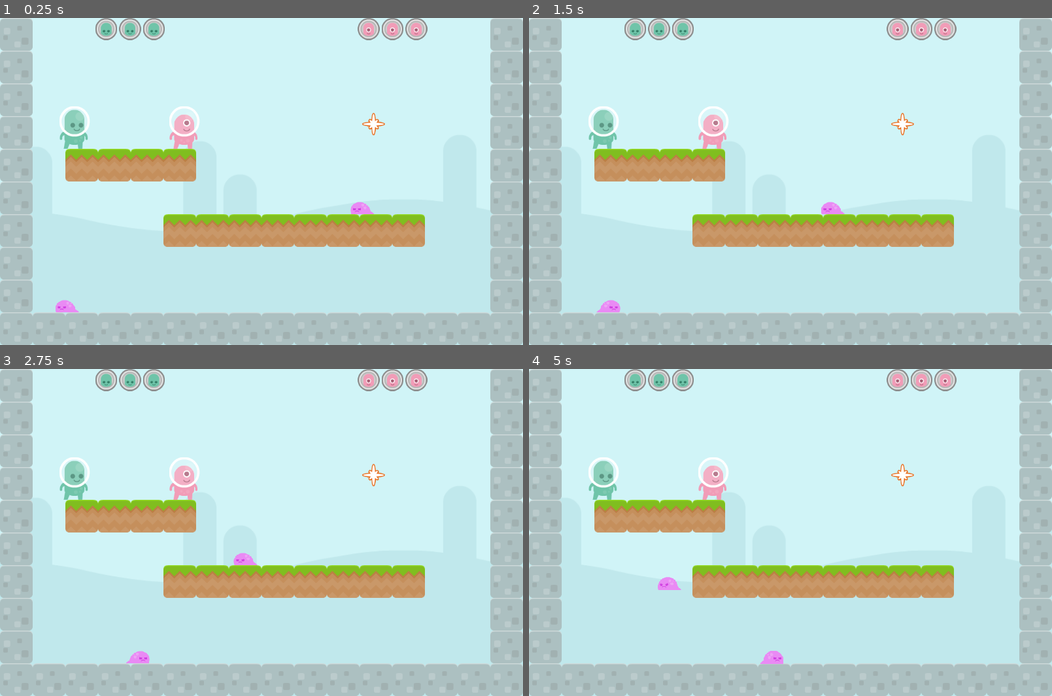
Above: before the commit, frames 1-4 (two rows, left to right).
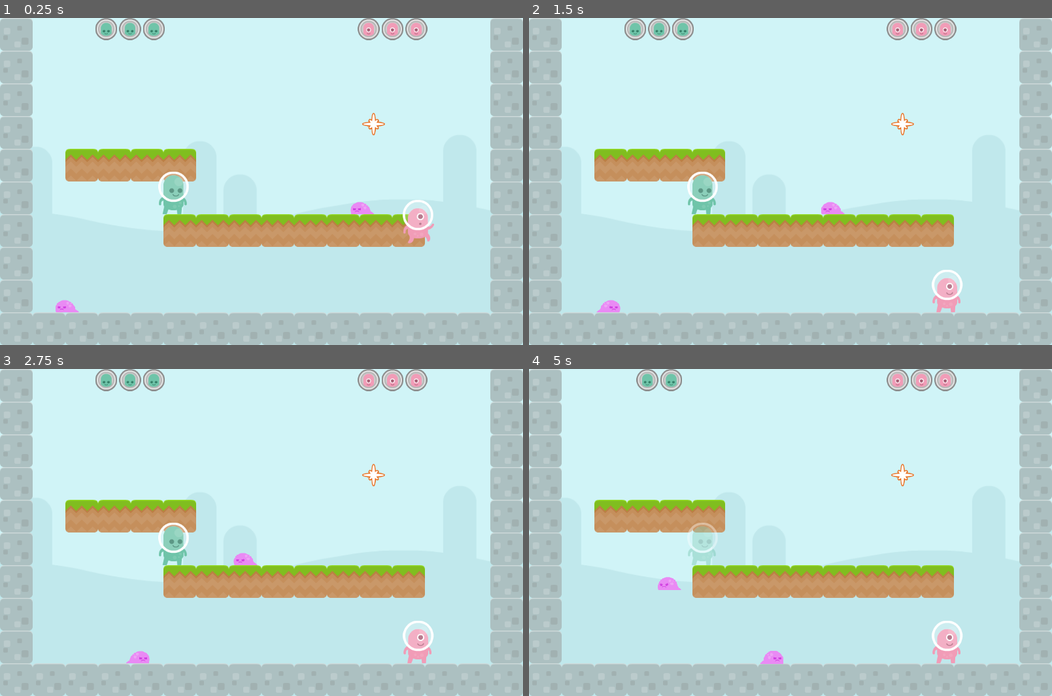
Above: after the commit, the same moments.

Repository: doctor-g/AltNaGaDeMon2021
Game: Godot game, scene res://World/Level.tscn
Two runs of this game, one before a commit and one after it. Both use one fixed random seed, a clock stepped at 60 frames per second and the inputs below.
Inputs:
- Up to frame 1 (0.25 s): no input
- Up to frame 2 (1.5 s): no input
- Up to frame 3 (2.75 s): no input
- Up to frame 4 (5 s): no input

The runs differ from the first frame. In frame 1, 2.0% of the frame differs, in the area x 11-83%, y 27-69%; in frame 2, 2.0%; in frame 3, 2.0%; in frame 4, 2.6%, in the area x 11-83%, y 0-90%.

Commit message:
Fix death by close orb
Fixes #1

Diff:
--- a/project/Player/Pawn/Pawn.gd
+++ b/project/Player/Pawn/Pawn.gd
@@ -100,12 +100,18 @@
 
 
 # This is called when an enemy crosses into the damageable area of the player.
-func _on_DamageableArea_body_entered(_body):
-	_dead = true
-	_sprite.stop()
-	$StandingCollision.set_deferred("disabled", true)
-	$DamageableArea/CollisionShape2D.set_deferred("disabled", true)
-	_anim_player.play("dead")
+# The orb can also cross this line because the orb has to register collisions
+# with the player, so it can be kicked. This should only happen if the orb
+# is spawned too close to the player, and then the physics system jerks them
+# apart.
+func _on_DamageableArea_body_entered(body:Node2D):
+	# Make sure it's an enemy and not the orb as described above.
+	if body.is_in_group("enemies"):
+		_dead = true
+		_sprite.stop()
+		$StandingCollision.set_deferred("disabled", true)
+		$DamageableArea/CollisionShape2D.set_deferred("disabled", true)
+		_anim_player.play("dead")
 
 
 func _on_AnimationPlayer_animation_finished(anim_name):
--- a/project/World/Level.tscn
+++ b/project/World/Level.tscn
@@ -113,7 +113,7 @@
 [node name="SpawnPoints" type="Node" parent="."]
 
 [node name="P1SpawnPoint" type="Node2D" parent="SpawnPoints"]
-position = Vector2( 160, 271 )
+position = Vector2( 372, 412 )
 
 [node name="P2SpawnPoint" type="Node2D" parent="SpawnPoints"]
-position = Vector2( 395, 276 )
+position = Vector2( 896, 422 )
